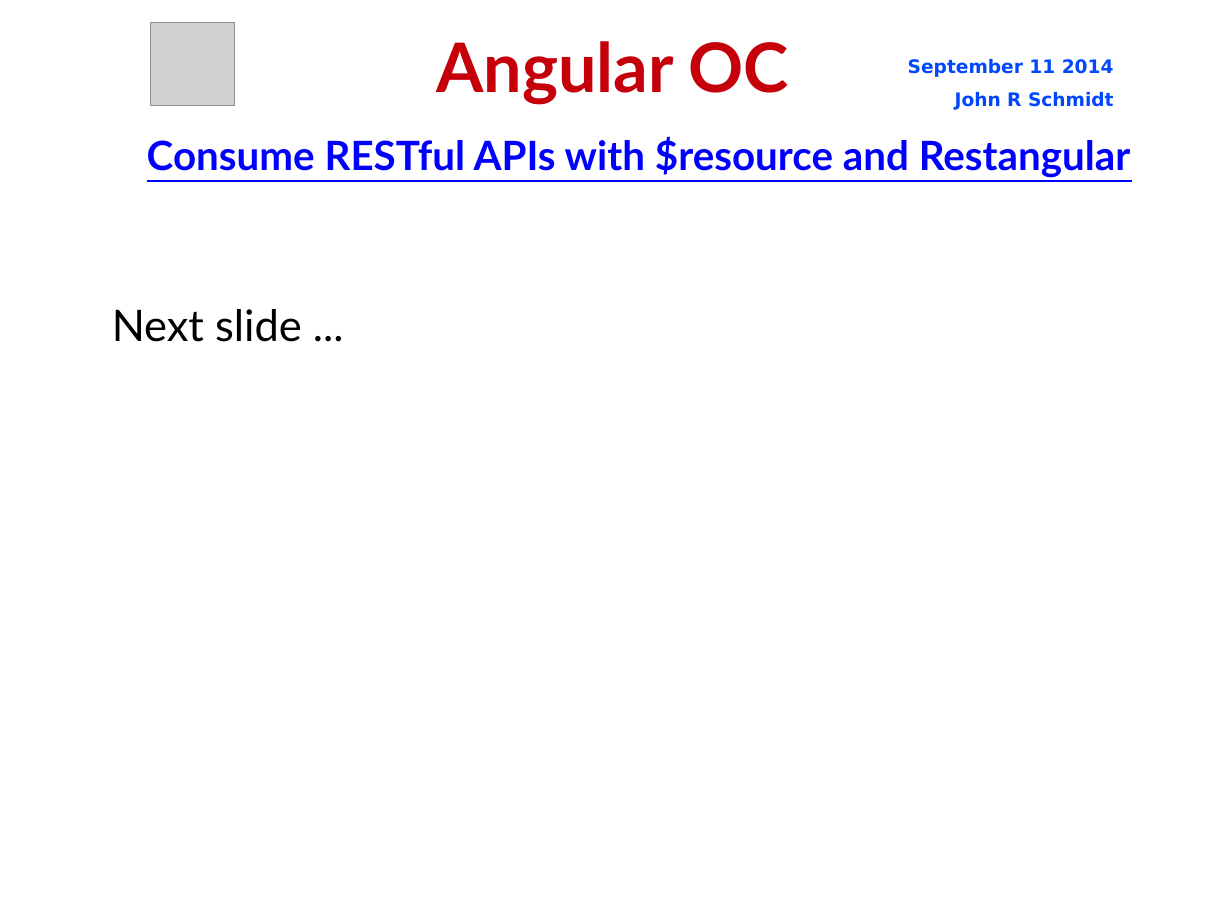
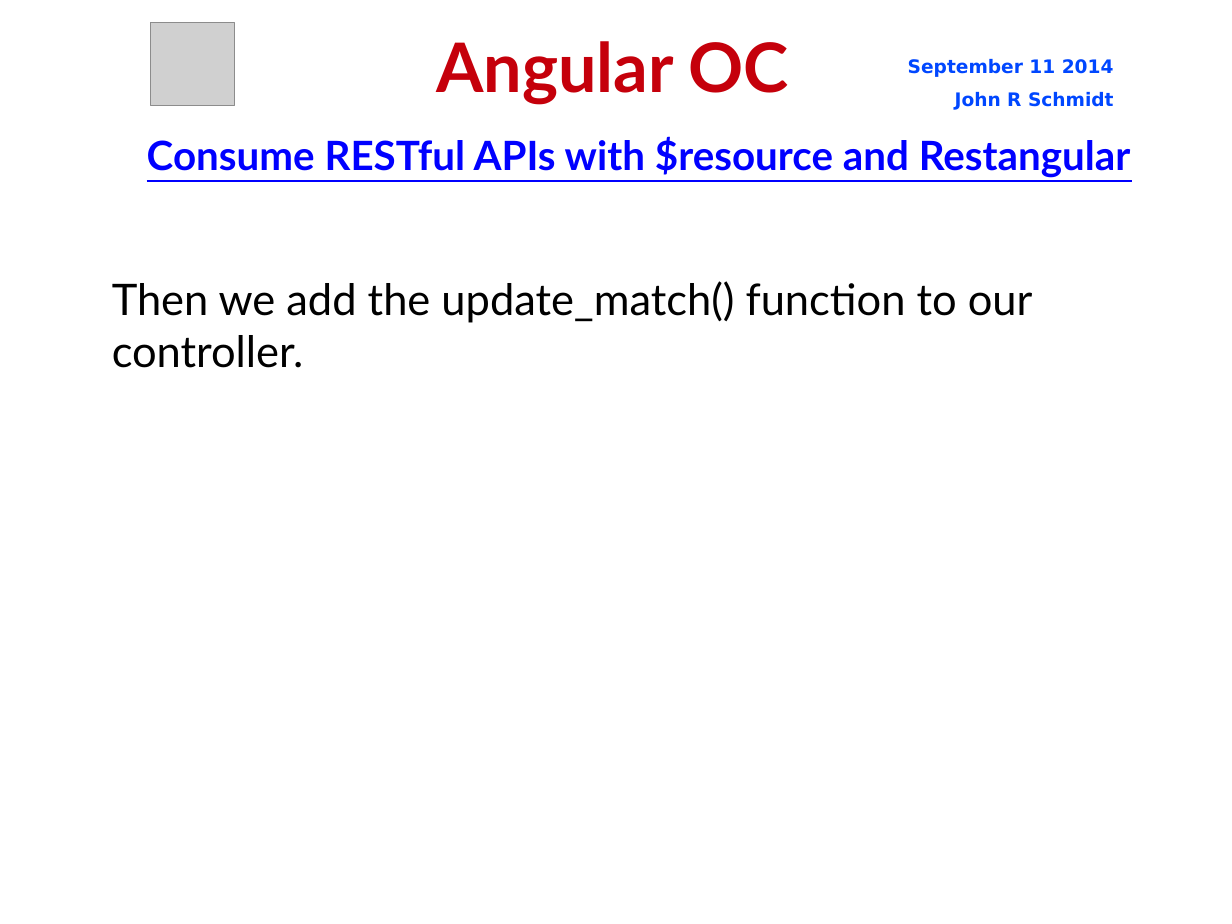
Before and after one commit to jrschmidt/fifa-angular-rest-demo, a slide deck: slide 47 of fifa.odp. Drawn at 1232x924 pixels with LibreOffice and Linux fonts; fonts in the diff are those of the drawing; grey boxes stand for pictures; background and template pictures are left out. Boxes give left, top, right and bottom in pixels: in the first picture for what was removed or moved away, otherwise in the second. Text is boxed around its words. In the diff, an @@ line names an element or a change of style, - is before the commit and + after.

Commit message:
add consistency to code for 'add match score' form

```diff
--- a/fifa.odp
+++ b/fifa.odp
@@ subtitle at bbox=[112, 281, 1033, 368]: text changed @@
-Next slide ...
+Then we add the update_match() function to our controller.
```
Also in this commit, not shown: 4 other slides changed, 1 other file.
